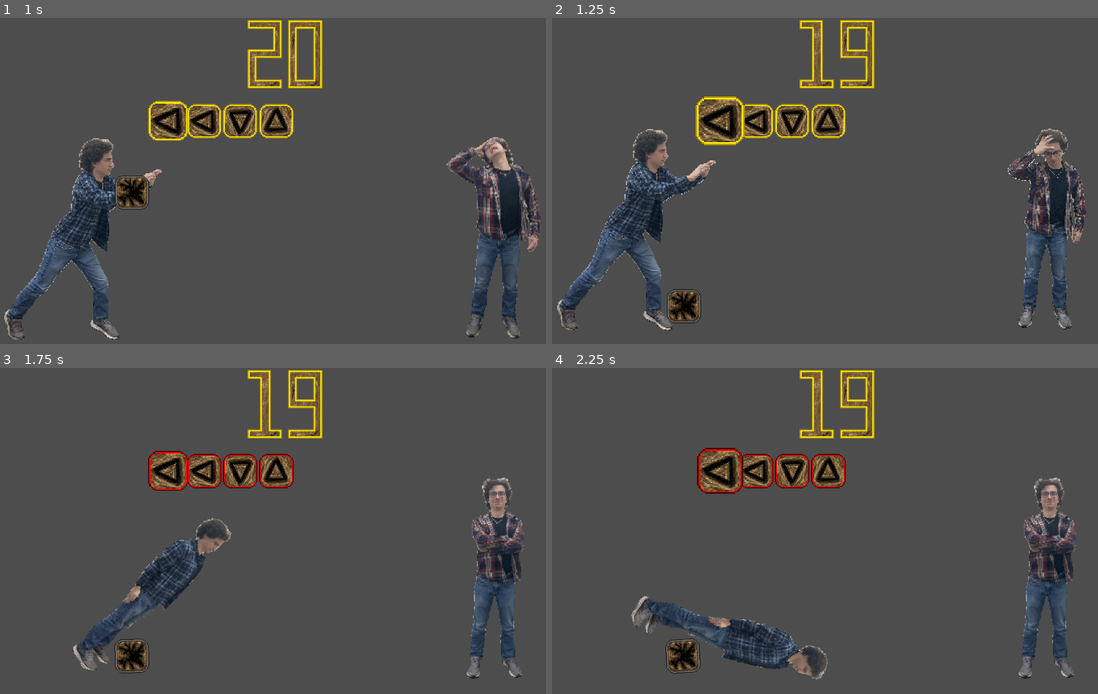
Above: before the commit, frames 1-4 (two rows, left to right).
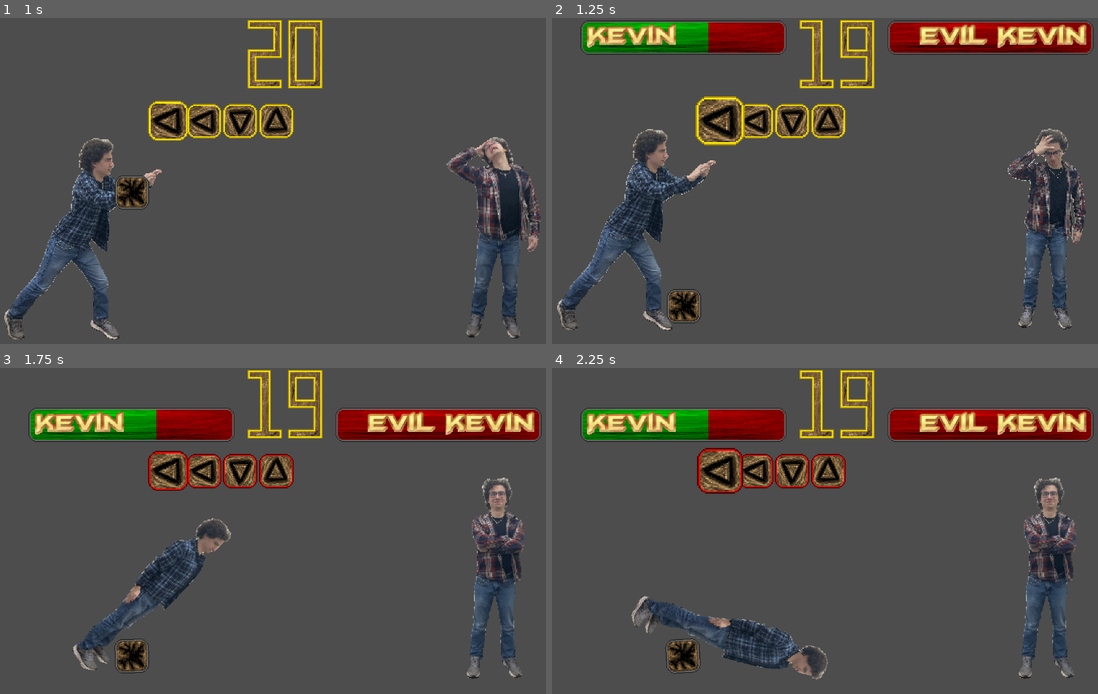
Above: after the commit, the same moments.

Repository: 3D-Shareware/Finish-Him
Game: Godot game, scene res://scenes/game.tscn
Two runs of this game, one before a commit and one after it. Both use one fixed random seed, a clock stepped at 60 frames per second and the inputs below.
Inputs:
- Up to frame 1 (1 s): tap Enter (DEBUG_RESET) at 0.5 s; hold D (right) from 0.53 s (still down); tap W (kevins_keyboard) at 0.6 s
- Up to frame 2 (1.25 s): keep holding D (right)
- Up to frame 3 (1.75 s): release D (right) at 1.28 s; hold S (down) from 1.28 s (still down); tap W (kevins_keyboard) at 1.35 s
- Up to frame 4 (2.25 s): release S (down) at 2.03 s; hold D (right) from 2.03 s (still down); tap W (kevins_keyboard) at 2.1 s

Frame 1 is identical in both runs. In frame 2, 7.8% of the frame differs, in the area x 5-100%, y 0-12%; in frame 3, 7.6%; in frame 4, 7.6%.

Commit message:
Added health bars.

Diff:
--- a/objects/bomb.tscn
+++ b/objects/bomb.tscn
@@ -45,6 +45,7 @@
 }
 
 [node name="Bomb" type="RigidBody2D" unique_id=885687953]
+z_index = 3
 collision_layer = 0
 collision_mask = 0
 gravity_scale = 0.0
--- a/objects/ember.tscn
+++ b/objects/ember.tscn
@@ -78,6 +78,7 @@
 }
 
 [node name="Ember" type="RigidBody2D" unique_id=588545212]
+z_index = 1
 collision_layer = 9
 collision_mask = 9
 mass = 0.1
--- a/objects/evil_kevin.gd
+++ b/objects/evil_kevin.gd
@@ -8,7 +8,7 @@
 	apply_impulse(Vector2(0, 500))
 	anim.play("dizzy")
 
-func _physics_process(delta: float) -> void:
+func _physics_process(_delta: float) -> void:
 	if is_scared:
 		apply_force(Vector2(-1000, -100))
 
--- a/objects/evil_kevin.tscn
+++ b/objects/evil_kevin.tscn
@@ -158,6 +158,7 @@
 size = Vector2(42, 192)
 
 [node name="Evil Kevin" type="RigidBody2D" unique_id=855642725]
+z_index = 1
 collision_layer = 9
 script = ExtResource("1_ayuy6")
 
--- a/objects/good_kevin.tscn
+++ b/objects/good_kevin.tscn
@@ -437,6 +437,7 @@
 }
 
 [node name="Good Kevin" type="RigidBody2D" unique_id=1739136560]
+z_index = 1
 collision_layer = 9
 script = ExtResource("1_l8tv4")
 
--- /dev/null
+++ b/objects/health_bar.gd
@@ -0,0 +1,21 @@
+extends RigidBody2D
+
+@export var evil = false
+
+@onready var health_bar = $"TextureProgressBar"
+@onready var kevin = $"Kevin"
+@onready var evil_kevin = $"Evil Kevin"
+
+var is_scared = false
+
+func _ready() -> void:
+	if evil:
+		health_bar.value = 0
+		evil_kevin.show()
+	else:
+		health_bar.value = randi_range(10, 90)
+		kevin.show()
+
+func _physics_process(delta: float) -> void:
+	if is_scared:
+		apply_force(Vector2(-1000, -100))
--- /dev/null
+++ b/objects/health_bar.tscn
@@ -0,0 +1,45 @@
+[gd_scene format=3 uid="uid://dkhu0lnl3rpa2"]
+
+[ext_resource type="Script" uid="uid://cfc4h3spgqad0" path="res://objects/health_bar.gd" id="1_p061y"]
+[ext_resource type="Texture2D" uid="uid://cnp4p30yhyppm" path="res://assets/health_bar.png" id="1_tr6ij"]
+[ext_resource type="Texture2D" uid="uid://i4ndqa6uttgp" path="res://assets/health_bar_overlay.png" id="2_p061y"]
+[ext_resource type="Texture2D" uid="uid://bpyr77vjnlaqx" path="res://assets/kevin_name.png" id="4_32el7"]
+[ext_resource type="Texture2D" uid="uid://dteupkh7h28xt" path="res://assets/evil_kevin_name.png" id="5_6pupt"]
+
+[sub_resource type="CapsuleShape2D" id="CapsuleShape2D_tr6ij"]
+radius = 15.0
+height = 200.0
+
+[node name="Health Bar" type="RigidBody2D" unique_id=289433643]
+collision_layer = 64
+collision_mask = 77
+script = ExtResource("1_p061y")
+
+[node name="CollisionShape2D" type="CollisionShape2D" parent="." unique_id=1588764024]
+rotation = 1.5707964
+shape = SubResource("CapsuleShape2D_tr6ij")
+
+[node name="TextureProgressBar" type="TextureProgressBar" parent="." unique_id=784805335]
+texture_filter = 1
+offset_left = -102.0
+offset_top = -16.0
+offset_right = 102.0
+offset_bottom = 18.0
+value = 50.0
+texture_under = ExtResource("1_tr6ij")
+texture_over = ExtResource("2_p061y")
+texture_progress = ExtResource("1_tr6ij")
+tint_under = Color(1, 0, 0, 1)
+tint_progress = Color(0, 1, 0, 1)
+
+[node name="Kevin" type="Sprite2D" parent="." unique_id=1089000330]
+visible = false
+texture_filter = 1
+position = Vector2(-51, 0)
+texture = ExtResource("4_32el7")
+
+[node name="Evil Kevin" type="Sprite2D" parent="." unique_id=694677766]
+visible = false
+texture_filter = 1
+position = Vector2(13, 0)
+texture = ExtResource("5_6pupt")
--- a/objects/icicle.gd
+++ b/objects/icicle.gd
@@ -6,7 +6,7 @@
 	apply_impulse(Vector2(0, 1000))
 
 
-func _on_area_2d_area_entered(area: Area2D) -> void:
+func _on_area_2d_area_entered(_area: Area2D) -> void:
 	if !spawned_object:
 		get_parent().spawn_baby_ice(position)
 		spawned_object = true
--- a/objects/icicle.tscn
+++ b/objects/icicle.tscn
@@ -12,6 +12,7 @@
 height = 36.0
 
 [node name="Icicle" type="RigidBody2D" unique_id=1477504306]
+z_index = 1
 collision_layer = 9
 collision_mask = 9
 mass = 2.0
--- a/objects/key.gd
+++ b/objects/key.gd
@@ -15,7 +15,7 @@
 	$"Sprite2D".rotation = key_frame * -PI / 2
 	apply_impulse(Vector2(0, 250))
 
-func _physics_process(delta: float) -> void:
+func _physics_process(_delta: float) -> void:
 	if is_scared:
 		apply_force(Vector2(-1000, -100))
 
@@ -24,7 +24,7 @@
 	collision_mask = 5
 	anim.stop(true)
 	anim.play("break")
-	$"Sprite2D".z_index = 0
+	$"Sprite2D".z_index = 1
 	is_active = false
 	#apply_impulse(Vector2(0, 500))
 
--- a/objects/key.tscn
+++ b/objects/key.tscn
@@ -159,6 +159,7 @@
 }
 
 [node name="Key" type="RigidBody2D" unique_id=1401213320]
+z_index = 1
 collision_layer = 3
 collision_mask = 3
 script = ExtResource("1_ex2ll")
--- a/objects/timekeeper_digit.gd
+++ b/objects/timekeeper_digit.gd
@@ -7,6 +7,6 @@
 func new_frame(frame: int):
 	sprite.frame = frame
 
-func _physics_process(delta: float) -> void:
+func _physics_process(_delta: float) -> void:
 	if is_scared:
 		apply_force(Vector2(-1000, 100))
--- a/objects/timekeeper_digit.tscn
+++ b/objects/timekeeper_digit.tscn
@@ -7,6 +7,7 @@
 size = Vector2(34, 68)
 
 [node name="Timekeeper Digit" type="RigidBody2D" unique_id=731773443]
+z_index = 1
 collision_layer = 12
 collision_mask = 12
 script = ExtResource("1_5htuy")
--- a/objects/tiny_particle.tscn
+++ b/objects/tiny_particle.tscn
@@ -7,6 +7,7 @@
 radius = 1.0
 
 [node name="Tiny Particle" type="RigidBody2D" unique_id=408193978]
+z_index = 1
 collision_layer = 0
 collision_mask = 9
 script = ExtResource("1_cofmq")
--- a/scenes/game.gd
+++ b/scenes/game.gd
@@ -21,6 +21,9 @@
 
 @onready var timer_digit_1 = $"Digit 1"
 @onready var timer_digit_2 = $"Digit 2"
+
+@onready var health_bar_1 = $"Health Bar"
+@onready var health_bar_2 = $"Health Bar 2"
 
 @onready var good_kevin = $"Good Kevin"
 @onready var evil_kevin = $"Evil Kevin"
@@ -78,6 +81,8 @@
 	all_shakeable_rigid_bodies.append(evil_kevin)
 	all_shakeable_rigid_bodies.append(timer_digit_1)
 	all_shakeable_rigid_bodies.append(timer_digit_2)
+	all_shakeable_rigid_bodies.append(health_bar_1)
+	all_shakeable_rigid_bodies.append(health_bar_2)
 	for n in key_nodes:
 		all_shakeable_rigid_bodies.append(n)
 
--- a/scenes/game.tscn
+++ b/scenes/game.tscn
@@ -6,6 +6,7 @@
 [ext_resource type="PackedScene" uid="uid://xx6as51jwkk0" path="res://objects/good_kevin.tscn" id="3_lbhrr"]
 [ext_resource type="PackedScene" uid="uid://dsmv0hrfm7k3g" path="res://objects/evil_kevin.tscn" id="3_lnu2h"]
 [ext_resource type="PackedScene" uid="uid://c2v6uks8wg5de" path="res://objects/timekeeper_digit.tscn" id="6_p57ef"]
+[ext_resource type="PackedScene" uid="uid://dkhu0lnl3rpa2" path="res://objects/health_bar.tscn" id="7_u5sy4"]
 
 [sub_resource type="Animation" id="Animation_yqjtg"]
 length = 0.001
@@ -52,6 +53,9 @@
 size = Vector2(4000, 20)
 
 [sub_resource type="RectangleShape2D" id="RectangleShape2D_p57ef"]
+size = Vector2(80, 8)
+
+[sub_resource type="RectangleShape2D" id="RectangleShape2D_u5sy4"]
 size = Vector2(80, 8)
 
 [sub_resource type="Animation" id="Animation_lbhrr"]
@@ -143,6 +147,26 @@
 
 [node name="CollisionShape2D" type="CollisionShape2D" parent="Time Holder" unique_id=351327880]
 shape = SubResource("RectangleShape2D_p57ef")
+
+[node name="Health Holder 1" type="StaticBody2D" parent="." unique_id=849439156]
+position = Vector2(-150, 0)
+collision_layer = 64
+collision_mask = 64
+
+[node name="CollisionShape2D" type="CollisionShape2D" parent="Health Holder 1" unique_id=120855721]
+position = Vector2(0, -88)
+shape = SubResource("RectangleShape2D_u5sy4")
+debug_color = Color(0.6826832, 0.45925534, 0.5537497, 0.41960785)
+
+[node name="Health Holder 2" type="StaticBody2D" parent="." unique_id=940097920]
+position = Vector2(150, 0)
+collision_layer = 64
+collision_mask = 64
+
+[node name="CollisionShape2D" type="CollisionShape2D" parent="Health Holder 2" unique_id=525837435]
+position = Vector2(0, -88)
+shape = SubResource("RectangleShape2D_u5sy4")
+debug_color = Color(0.6826832, 0.45925534, 0.5537497, 0.41960785)
 
 [node name="Background Darkener" type="Sprite2D" parent="." unique_id=197590992]
 editor_description = "Literally only exists for that klassic screen darkening."
@@ -169,6 +193,13 @@
 [node name="Digit 2" parent="." unique_id=600093132 instance=ExtResource("6_p57ef")]
 position = Vector2(20, -200)
 
+[node name="Health Bar" parent="." unique_id=289433643 instance=ExtResource("7_u5sy4")]
+position = Vector2(-152, -384)
+
+[node name="Health Bar 2" parent="." unique_id=18504151 instance=ExtResource("7_u5sy4")]
+position = Vector2(152, -384)
+evil = true
+
 [node name="Move On Timer" type="Timer" parent="." unique_id=663208155]
 editor_description = "Once time elapses, game is over and moves on to next game."
 wait_time = 1.5
Binary file added: assets/evil_kevin_name.png
Not shown, added: assets/evil_kevin_name.png.import
Binary file added: assets/health_bar.png
Not shown, added: assets/health_bar.png.import
Binary file added: assets/health_bar_overlay.png
Not shown, added: assets/health_bar_overlay.png.import
Binary file added: assets/kevin_name.png
Not shown, added: assets/kevin_name.png.import
Not shown, added: objects/health_bar.gd.uid
